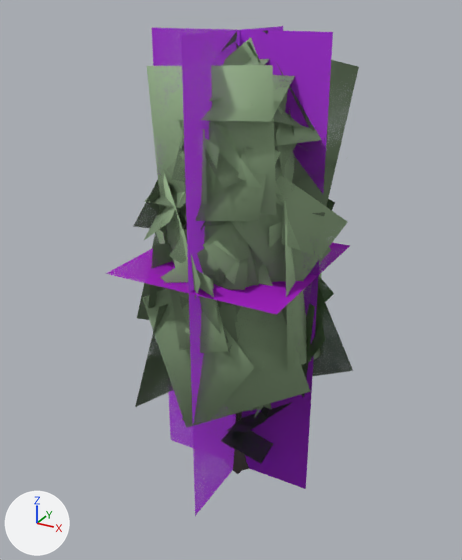
The glTF model data/models/board/vegetation/tree-slender.glb, before and after one commit.
One viewpoint serves both versions: a camera (50 mm lens) standing at (17.9, -33.6, 31.6) and looking at (-0.2, -0.7, 15.1). The lights are fixed; the arrows at lower left show +X, +Y and +Z. The picture after the commit comes second. Where no turn or scale is listed for an object, it has been applied to the vertices. Vertices at exactly the same position are counted once.

Names of what the first picture shows: 'tree-slender-lod0.001', 'tree-slender-lod1.001', 'tree-slender-lod2.001', 'tree-slender-lod3.001'.
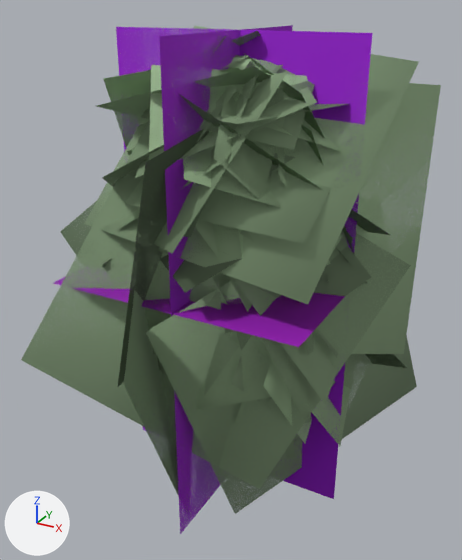
Pixel boxes (x1, y1, x2, y2) of what changed, in the pictures (462 x 560 px; the box of a moved part takes in the faces that stretch with it):
'tree-slender-lod2.001', reshaped, recoloured (85% wider, 11% taller): before (133, 30, 359, 467); after (21, 26, 441, 513)
'tree-slender-lod3.001', reshaped (31% wider): before (106, 26, 350, 516); after (53, 25, 372, 534)
'tree-slender-lod1.001', reshaped (52% wider): before (149, 31, 334, 471); after (97, 28, 379, 446)
'tree-slender-lod0.001', reshaped (31% wider): before (144, 32, 322, 474); after (119, 31, 353, 461)
part 1 of me_tree_slender_lod0, moved or reshaped: before (144, 32, 322, 432); after (119, 31, 353, 461)
part 2 of me_tree_slender_lod1, rebuilt (not visible afterwards): before (317, 275, 334, 302)
part 3 of me_tree_slender_lod1, rebuilt (not visible afterwards): before (203, 211, 331, 316)
part 4 of me_tree_slender_lod1, deleted: before (157, 42, 321, 463)
part 5 of me_tree_slender_lod1, built on (mostly hidden before): before (149, 31, 330, 470); after (97, 28, 379, 446)
part 6 of me_tree_slender_lod2, moved or reshaped (not visible afterwards): before (228, 449, 247, 467)
part 7 of me_tree_slender_lod2, moved or reshaped: before (133, 30, 359, 428); after (21, 26, 441, 513)
part 8 of me_tree_slender_lod2, recoloured: before (133, 30, 359, 407); after (84, 26, 441, 513)
part 9 of me_tree_slender_lod2, recoloured: before (142, 173, 335, 428); after (21, 119, 411, 508)
part 10 of me_tree_slender_lod2, recoloured: before (137, 65, 347, 320); after (60, 129, 406, 408)

The edits, one by one:
me_tree_slender_lod0 is used by ob_tree_slender_lod0_001; location (0.0, 0.0, 0.0).
me_tree_slender_lod0 had 856 vertices, 688 faces and spanned x -5.9..5.5, y -5.9..5.8, z 0.0..30.0.
me_tree_slender_lod0 now has 856 vertices, 688 faces and spans x -8.6..7.5, y -7.8..7.2, z 0.0..30.0.
me_tree_slender_lod0 part 1: 616 of 856 vertices moved; they spanned x -5.9..5.5, y -5.9..5.8, z 3.3..30.0 and now span x -8.6..7.5, y -7.8..7.2, z 1.1..30.0; mean shift (0.3, 0.5, -0.8); largest move (-1.6, 1.9, 28.0) -> (4.3, 3.5, 5.3).
Other edits to the shape of me_tree_slender_lod0 do not show in these pictures.
me_tree_slender_lod1 is used by ob_tree_slender_lod1_001; location (0.0, 0.0, 0.0).
me_tree_slender_lod1 had 269 vertices, 196 faces and spanned x -6.2..6.5, y -5.4..6.8, z 0.0..30.0.
me_tree_slender_lod1 now has 268 vertices, 188 faces and spans x -10.1..8.6, y -9.4..10.6, z 0.0..30.0.
me_tree_slender_lod1 part 2: the loose piece of 4 vertices spanning x -2.4..5.3, y 1.8..5.3, z 9.5..16.4 is rebuilt with 4 vertices and now spans x -3.4..5.9, y 1.1..6.5, z 8.7..19.4.
me_tree_slender_lod1 part 3: the loose piece of 4 vertices spanning x 0.5..5.5, y -5.2..2.0, z 13.9..22.5 is rebuilt with 4 vertices and now spans x 1.3..4.1, y -4.9..6.5, z 11.1..22.4.
me_tree_slender_lod1 part 4: 26 loose pieces with 114 vertices, spanning x -6.2..5.0, y -5.4..6.0, z 2.9..29.5, are deleted.
me_tree_slender_lod1 part 5: 85 vertices removed from x -5.4..6.5, y -4.5..6.8, z 0.0..30.0; 189 vertices added at x -10.1..8.6, y -9.4..10.6, z 0.0..30.0.
Other edits to the shape of me_tree_slender_lod1 do not show in these pictures.
me_tree_slender_lod2 is used by ob_tree_slender_lod2_001; location (0.0, 0.0, 0.0).
me_tree_slender_lod2 had 91 vertices, 70 faces and spanned x -8.6..7.5, y -6.5..7.4, z 0.0..30.0.
me_tree_slender_lod2 now has 91 vertices, 70 faces and spans x -13.3..10.7, y -13.3..10.4, z 0.0..30.0.
me_tree_slender_lod2 part 6: the loose piece of 9 vertices spanning x -0.9..0.9, y -0.7..1.1, z 0.0..2.3 is scaled about the mesh origin by 0.887.
me_tree_slender_lod2 part 7: 52 of 91 vertices moved; they spanned x -8.6..7.5, y -6.5..7.4, z 4.9..30.0 and now span x -13.3..10.7, y -13.3..10.4, z 0.0..30.0; mean shift (0.0, 0.0, -1.9); largest move (2.8, 6.9, 17.5) -> (-9.7, -10.0, 11.3).
me_tree_slender_lod2 part 8: 12 faces centred in x -3.2..3.1, y -1.9..4.1, z 8.3..26.7 are repainted in the vertex colours; the middle colour goes from greyish green #9db991 to green #badaac.
me_tree_slender_lod2 part 9: 8 faces centred in x -4.0..4.5, y -4.2..3.9, z 12.1..19.1 are repainted in the vertex colours; the middle colour goes from green #c1e3b2 to green #bbdbad.
me_tree_slender_lod2 part 10: 6 faces centred in x -4.8..2.9, y -3.1..4.4, z 13.1..25.7 are repainted in the vertex colours; the middle colour goes from green #bcddae to greyish green #97b28b.
Other edits to the shape of me_tree_slender_lod2 do not show in these pictures.
me_tree_slender_lod3 is used by ob_tree_slender_lod3_001; location (0.0, 0.0, 0.0).
me_tree_slender_lod3 had 12 vertices, 6 faces and spanned x -5.9..5.5, y -5.9..5.8, z 0.0..30.0.
me_tree_slender_lod3 now has 12 vertices, 6 faces and spans x -8.6..7.5, y -7.8..7.2, z 0.0..30.0.
me_tree_slender_lod3 part 11: 12 of 12 vertices moved; they spanned x -5.9..5.5, y -5.9..5.8, z 0.0..30.0 and now span x -8.6..7.5, y -7.8..7.2, z 0.0..30.0; mean shift (-0.2, -0.1, -0.2).
